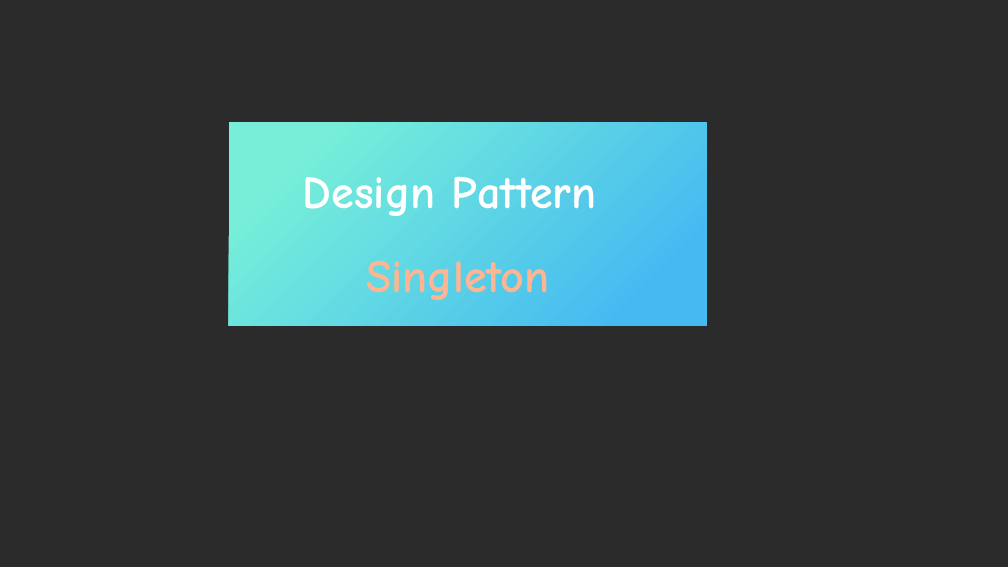
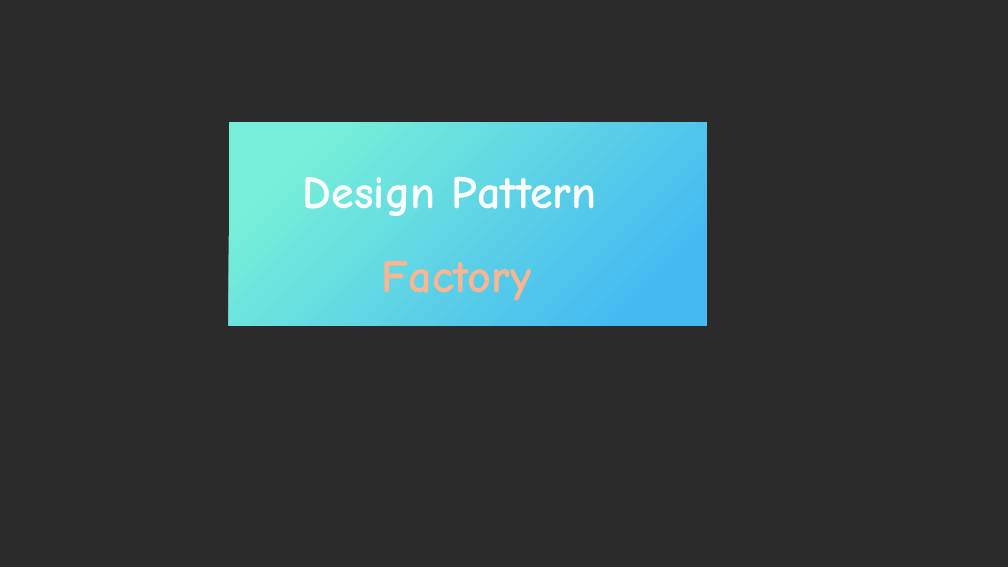
Before and after one commit to ParadeTo/blog, a slide deck: slide 9 of 公众号封面.pptx. Drawn at 1008x567 pixels with LibreOffice and Linux fonts; fonts in the diff are those of the drawing; background and template pictures are left out; a plain dark background stands for a picture behind light text. Boxes give left, top, right and bottom in pixels: in the first picture for what was removed or moved away, otherwise in the second. Text is boxed around its words. In the diff, an @@ line names an element or a change of style, - is before the commit and + after.

Commit message:
translate factory pattern

```diff
--- a/公众号封面.pptx
+++ b/公众号封面.pptx
@@ text at <box>382,261,532,301</box>: text changed @@
-Singleton
+Factory
```
Also in this commit, not shown: 1 other file.
